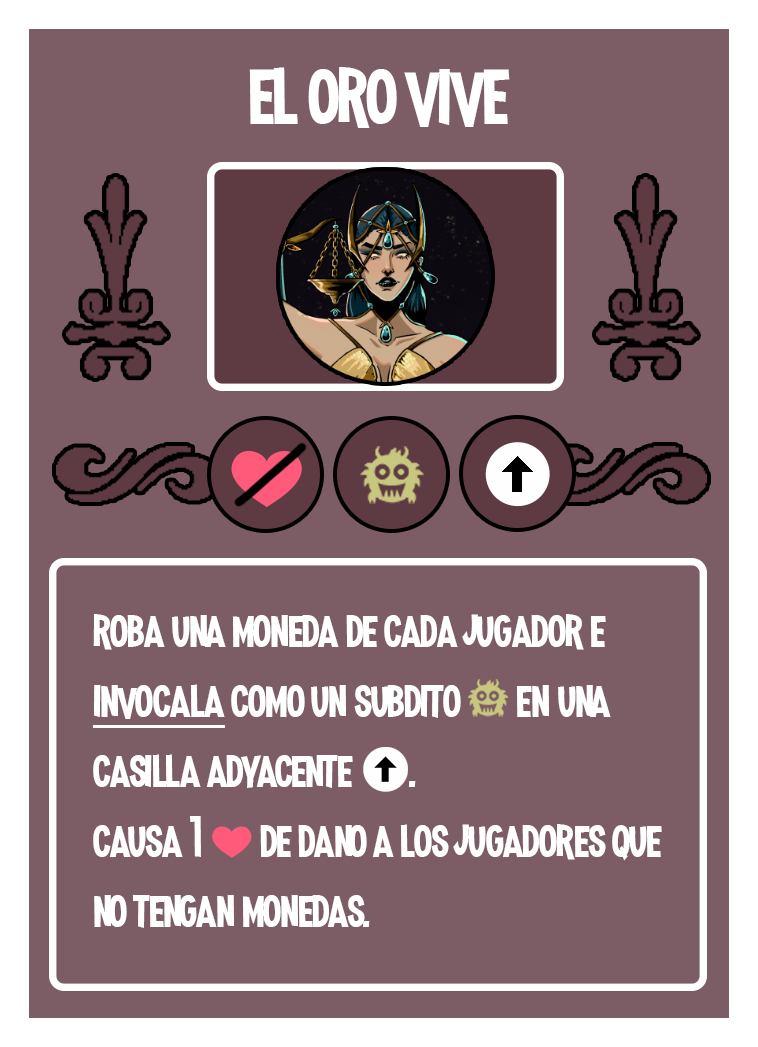
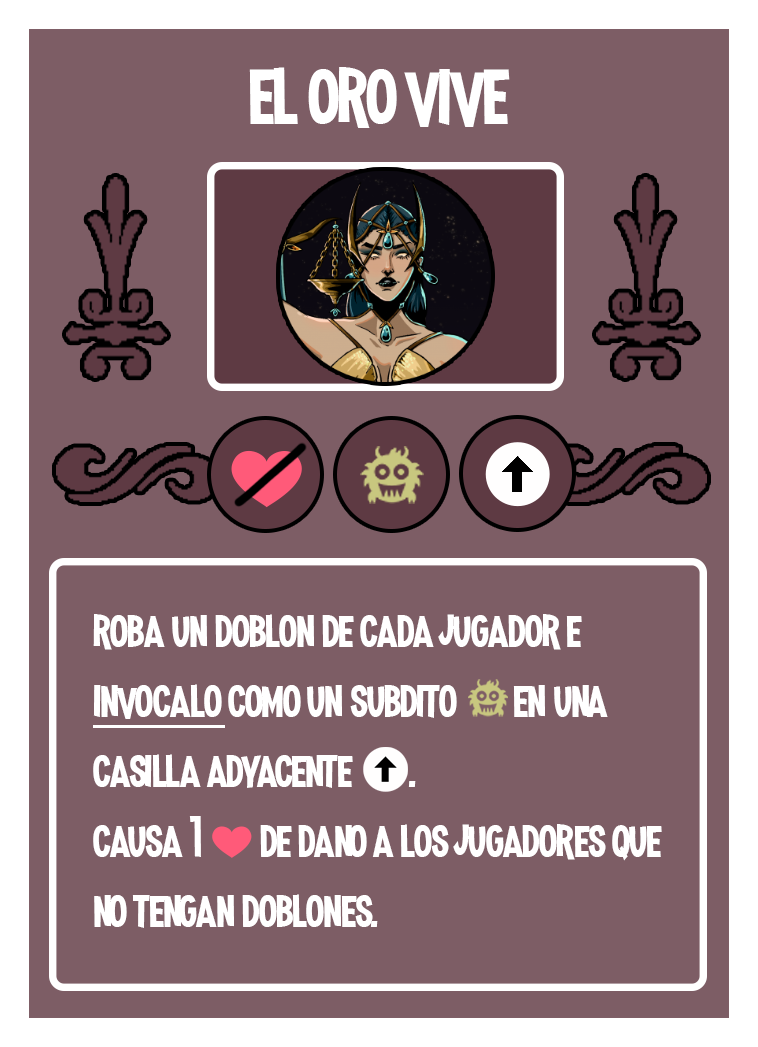
Layer changes from the first (758, 1047) image to the second:
renamed "roba una moneda de cada jugador e invocala como un subdito" to "roba un doblon de cada jugador e invocalo como un subdito", painted on it over [204, 614, 611, 927]